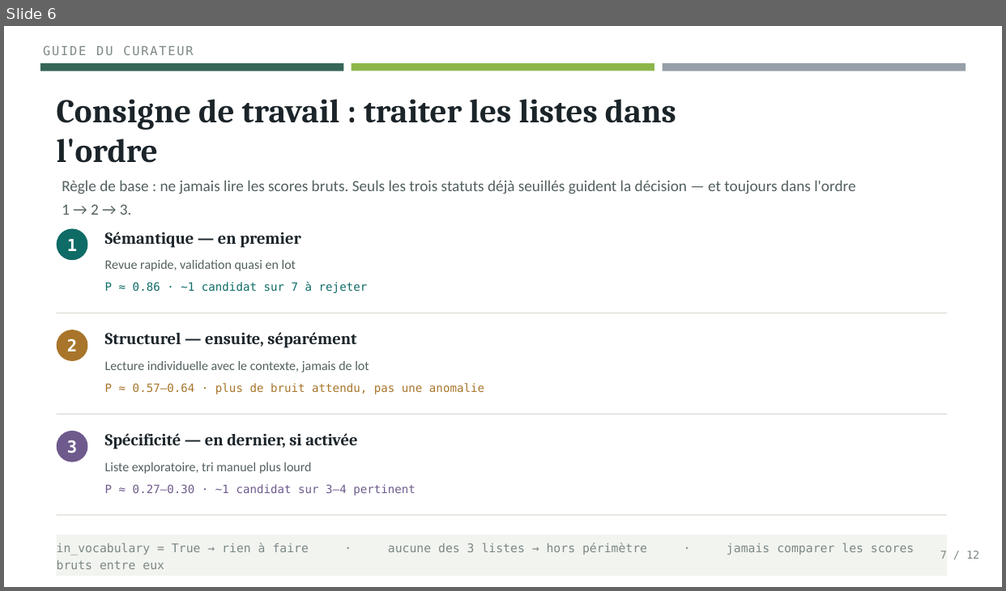
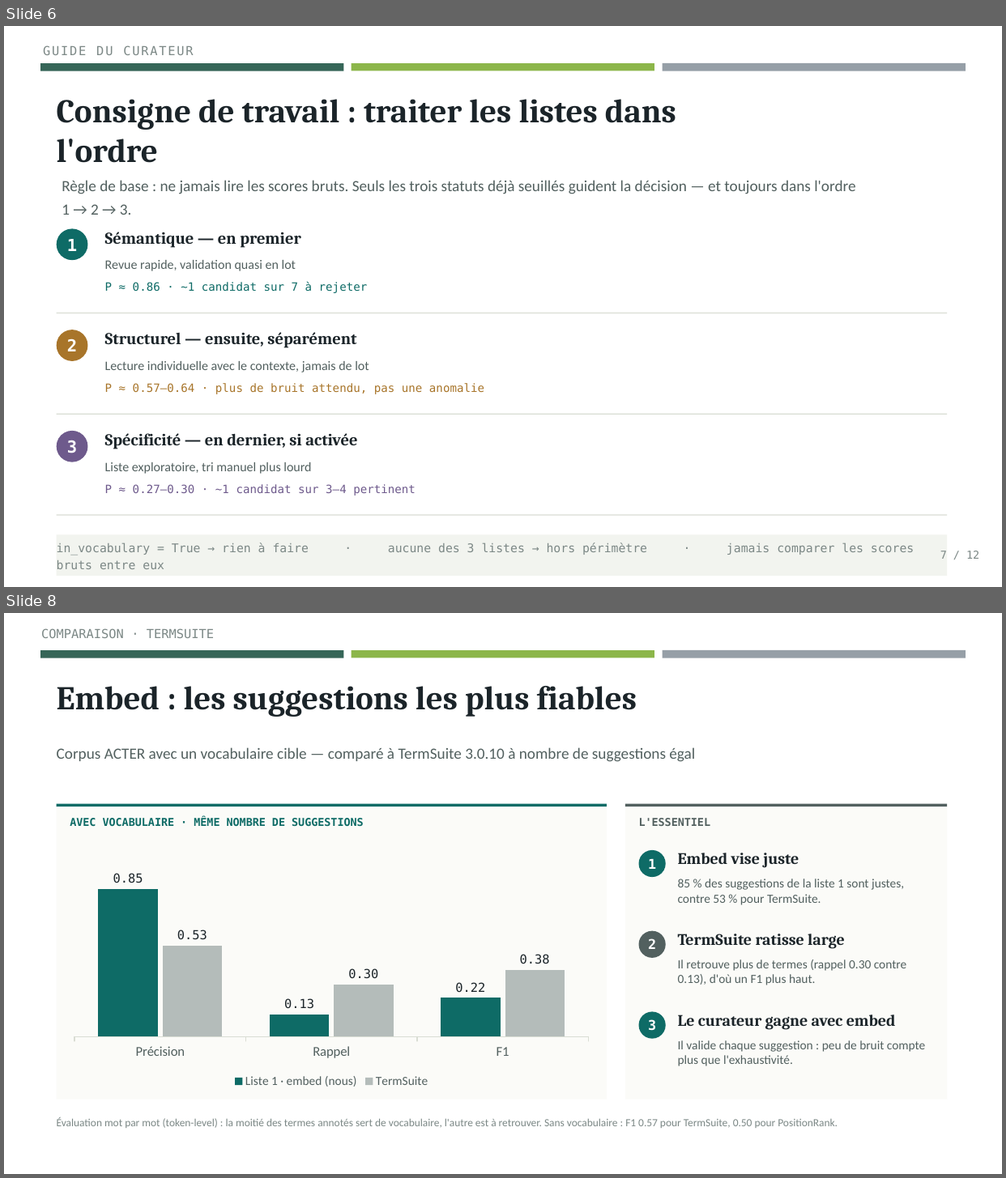
Before and after one commit to stephane54/loterre-annotate, a slide deck: docs/Extraction_terminologique_v2.pptx. Shown one above the other, each under a label of ours: slide 6 before the commit, slides 6 and 8 after it; the slides between them are not shown. The pictures are 1006x591 and 1006x1178 pixels, drawn with LibreOffice and Linux fonts; fonts in the diff are those of the drawing. Boxes give left, top, right and bottom in pixels: in the first picture for what was removed or moved away, otherwise in the second. Text is boxed around its words. In the diff, an @@ line names an element or a change of style, - is before the commit and + after.

```diff
--- a/docs/Extraction_terminologique_v2.pptx
+++ b/docs/Extraction_terminologique_v2.pptx
@@ slide 8 added at <box>4,613,1002,1174</box>, background #FFFFFF; not listed: 3 template elements that a slide beside it also shows @@
@@ text added at <box>41,628,214,638</box>, 12 pt, text #7C8886 @@
+COMPARAISON · TERMSUITE
@@ text added at <box>57,686,637,717</box>, 32 pt, text #1B2429, bold @@
+Embed : les suggestions les plus fiables
@@ text added at <box>57,747,695,762</box>, 15 pt, text #52605F @@
+Corpus ACTER avec un vocabulaire cible — comparé à TermSuite 3.0.10 à nombre de suggestions égal
@@ rectangle added at <box>57,804,607,807</box>, fill #0E6B66 @@
@@ rectangle added at <box>57,807,607,1100</box>, fill #FBFBF8 @@
@@ rectangle added at <box>625,804,948,807</box>, fill #52605F @@
@@ rectangle added at <box>625,807,948,1100</box>, fill #FBFBF8 @@
@@ text added at <box>70,817,364,829</box>, 10.5 pt, text #0E6B66, bold @@
+AVEC VOCABULAIRE · MÊME NOMBRE DE SUGGESTIONS
@@ text added at <box>639,818,711,826</box>, 10.5 pt, text #52605F, bold @@
+L'ESSENTIEL
@@ column chart added at <box>64,841,599,1093</box> @@
+categories: Précision, Rappel, F1
+Liste 1 · embed (nous): 0.85, 0.13, 0.22
+TermSuite: 0.53, 0.3, 0.38
@@ ellipse added at <box>639,850,666,877</box>, fill #0E6B66, 13 pt, text #FFFFFF, bold @@
+1
@@ text added at <box>678,853,799,868</box>, 15.5 pt, text #1B2429, bold @@
+Embed vise juste
@@ text added at <box>678,879,904,905</box>, 12 pt, text #52605F @@
+85 % des suggestions de la liste 1 sont justes, contre 53 % pour TermSuite.
@@ ellipse added at <box>639,931,666,958</box>, fill #52605F, 13 pt, text #FFFFFF, bold @@
+2
@@ text added at <box>678,934,845,949</box>, 15.5 pt, text #1B2429, bold @@
+TermSuite ratisse large
@@ text added at <box>678,960,906,986</box>, 12 pt, text #52605F @@
+Il retrouve plus de termes (rappel 0.30 contre 0.13), d'où un F1 plus haut.
@@ ellipse added at <box>639,1012,666,1039</box>, fill #0E6B66, 13 pt, text #FFFFFF, bold @@
+3
@@ text added at <box>678,1015,896,1030</box>, 15.5 pt, text #1B2429, bold @@
+Le curateur gagne avec embed
@@ text added at <box>678,1041,925,1067</box>, 12 pt, text #52605F @@
+Il valide chaque suggestion : peu de bruit compte plus que l'exhaustivité.
@@ text added at <box>57,1118,837,1128</box>, 10.5 pt, text #7C8886 @@
+Évaluation mot par mot (token-level) : la moitié des termes annotés sert de vocabulaire, l'autre est à retrouver. Sans vocabulaire : F1 0.57 pour TermSuite, 0.50 pour PositionRank.
```
Also in this commit, not shown: 2 slides changed, 29 other files.
